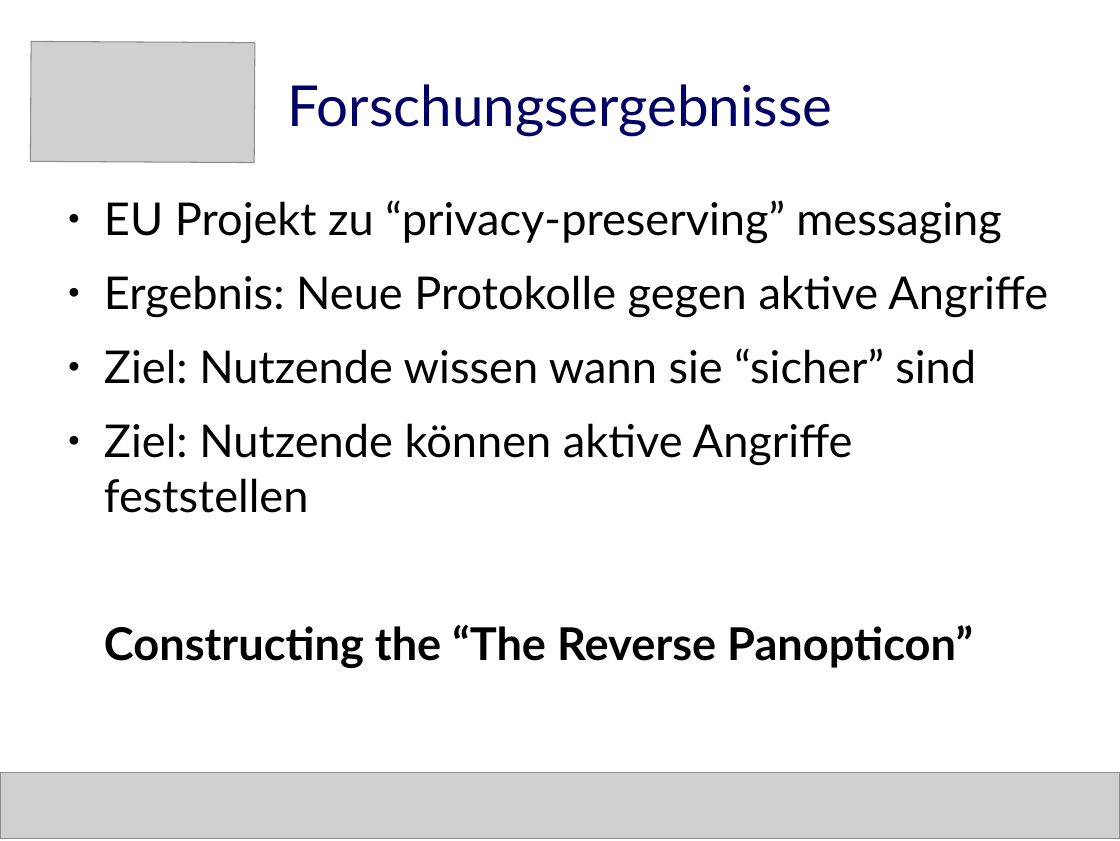
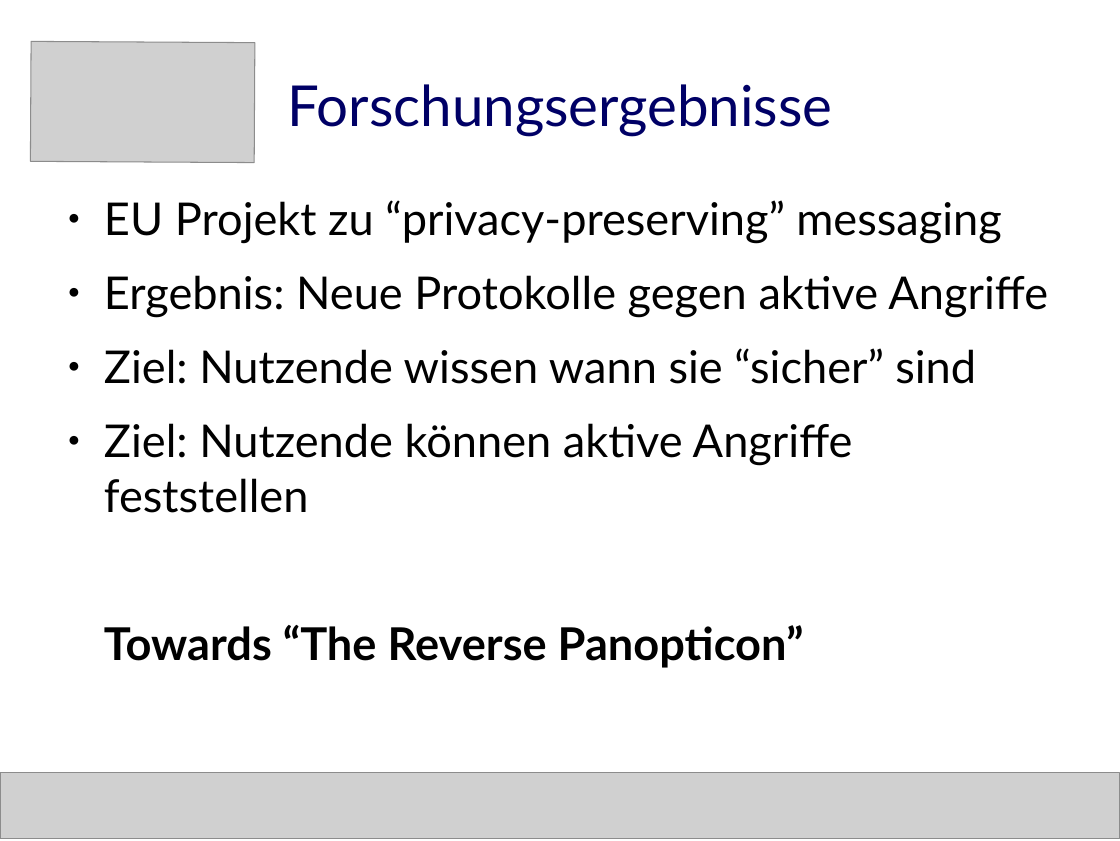
Before and after one commit to deltachat/playground, a slide deck: slide 6 of talks/dud-2018-autocrypt.odp. Drawn at 1120x841 pixels with LibreOffice and Linux fonts; fonts in the diff are those of the drawing; grey boxes stand for pictures. Boxes give left, top, right and bottom in pixels: in the first picture for what was removed or moved away, otherwise in the second. Text is boxed around its words. In the diff, an @@ line names an element or a change of style, - is before the commit and + after.

```diff
--- a/talks/dud-2018-autocrypt.odp
+++ b/talks/dud-2018-autocrypt.odp
@@ text at bbox=[104, 625, 804, 668]: text changed @@
-Constructing the “The Reverse Panopticon”
+Towards “The Reverse Panopticon”
```
Also in this commit, not shown: 6 other slides changed, 1 other file.
